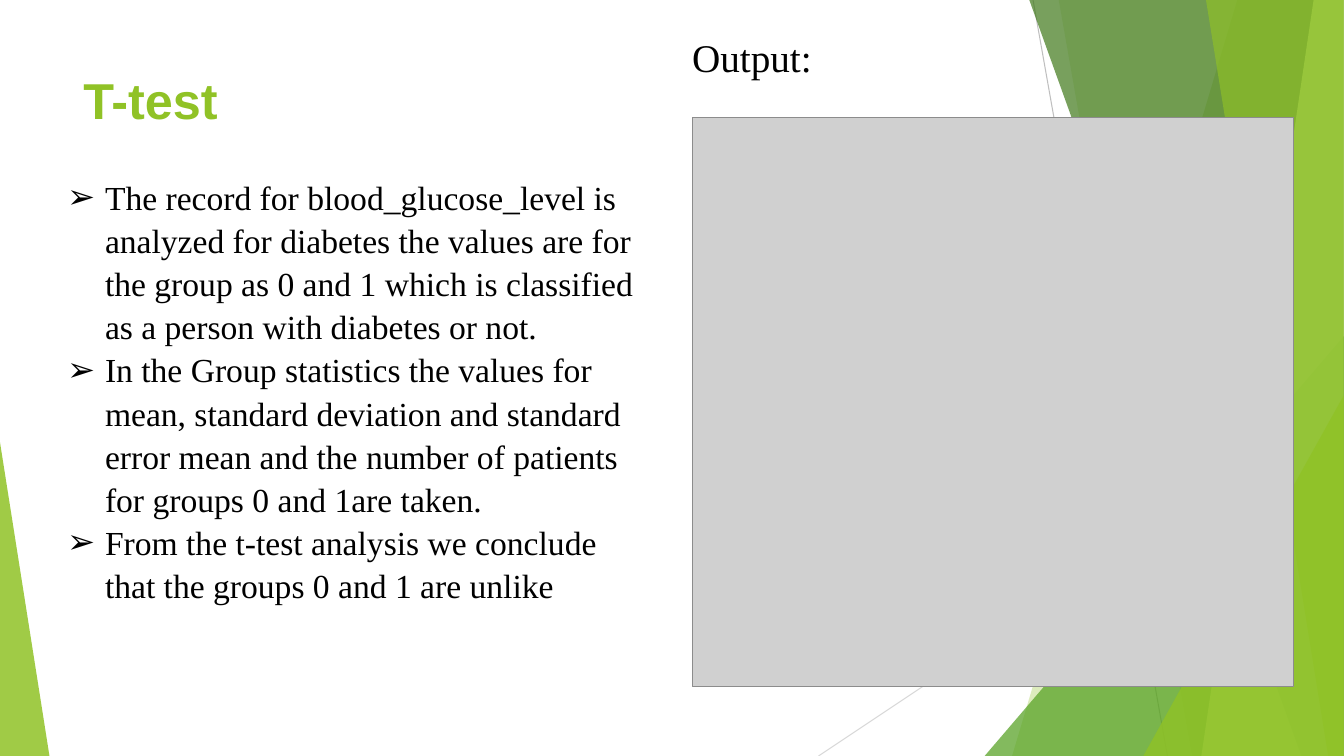
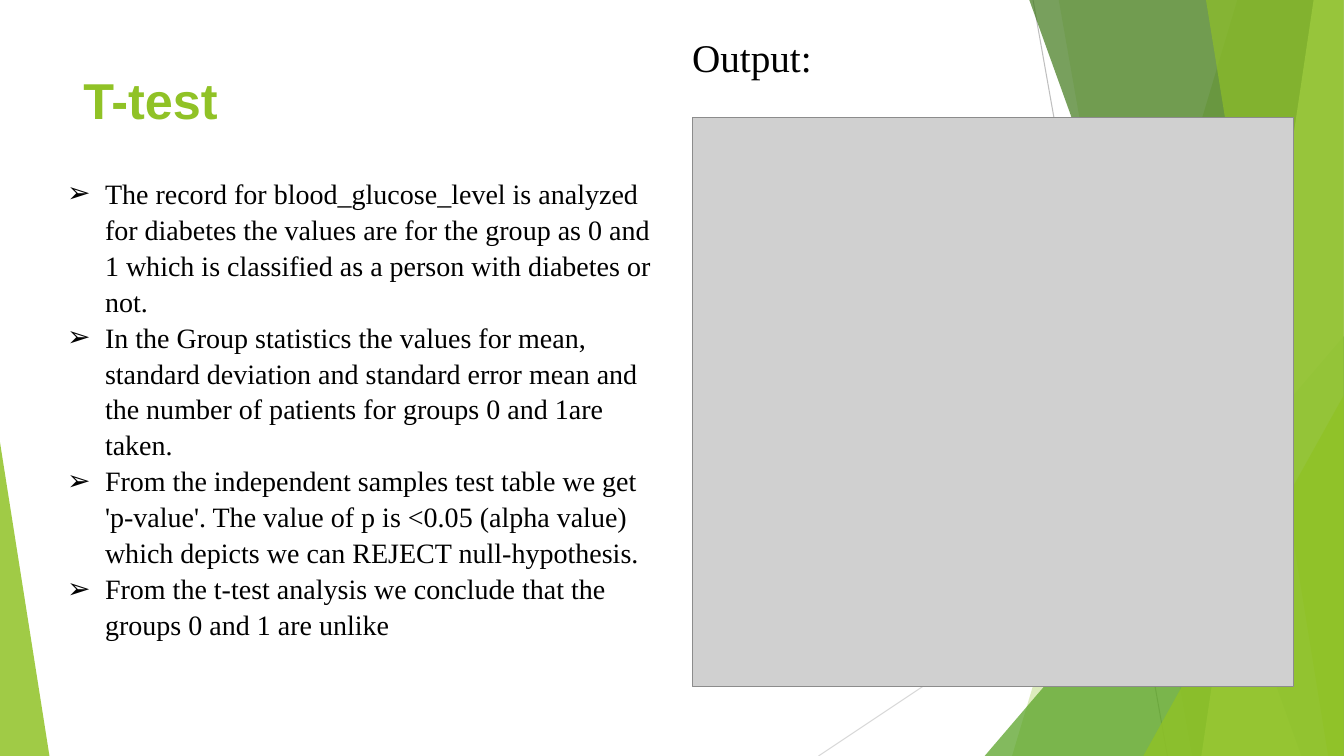
Before and after one commit to surya5a72/DiabeticPrediction_EMP_5310, a slide deck: slide 16 of Final_ppt.pptx (slide 12 before the commit). Drawn at 1344x756 pixels with LibreOffice and Linux fonts; fonts in the diff are those of the drawing; grey boxes stand for pictures. Boxes give left, top, right and bottom in pixels: in the first picture for what was removed or moved away, otherwise in the second. Text is boxed around its words. In the diff, an @@ line names an element or a change of style, - is before the commit and + after.

Commit message:
Final PPT for Diabetic prediction for Empirical analysis

```diff
--- a/Final_ppt.pptx
+++ b/Final_ppt.pptx
@@ text at [105, 184, 650, 641]: size 24 to 20 pt in "The record for blood_glucose_level is analyzed for ...", "In the Group statistics the values for ...", "From the t-test analysis we conclude that ..." @@
@@ text at [105, 471, 639, 569]: paragraph added @@
+➢ From the independent samples test table we get 'p-value'. The value of p is <0.05 (alpha value) which depicts we can REJECT null-hypothesis.
```
